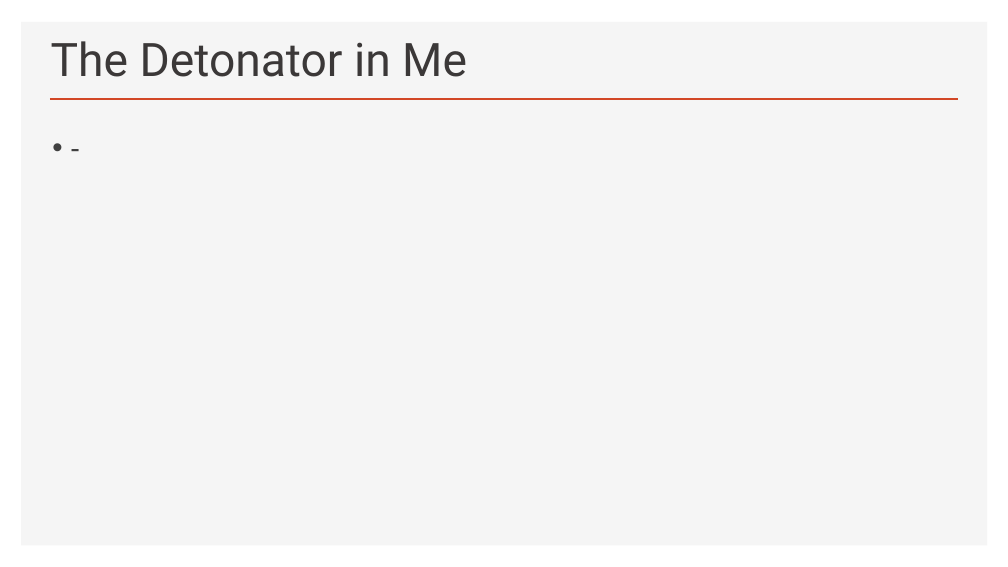
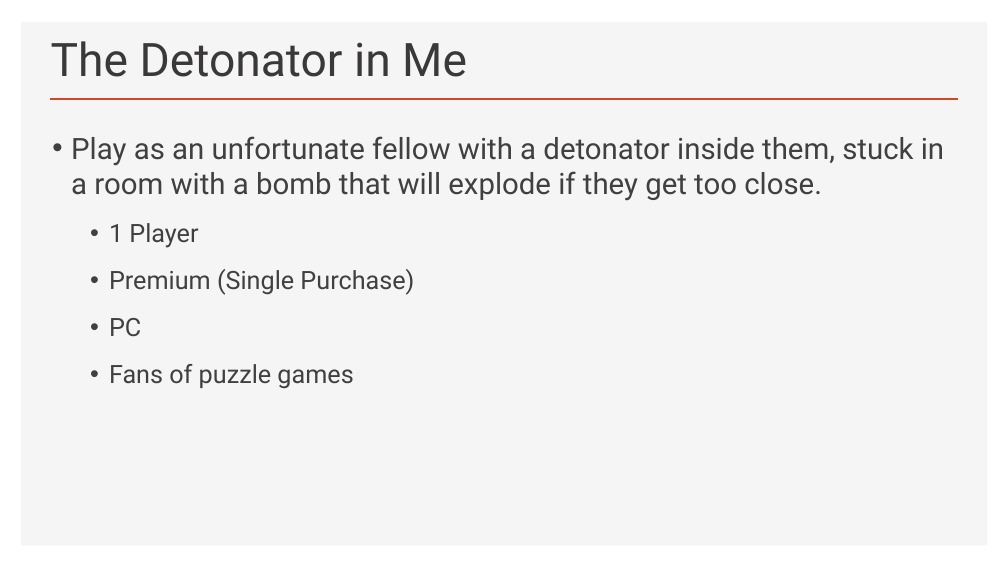
Before and after one commit to glittika-gerdmanee/1st-Year-Group-Major-Project, a slide deck: slide 7 of Documents/Fermata - Concepts for Client.pptx. Drawn at 1008x567 pixels with LibreOffice and Linux fonts; fonts in the diff are those of the drawing. Boxes give left, top, right and bottom in pixels: in the first picture for what was removed or moved away, otherwise in the second. Text is boxed around its words. In the diff, an @@ line names an element or a change of style, - is before the commit and + after.

```diff
--- a/Documents/Fermata - Concepts for Client.pptx
+++ b/Documents/Fermata - Concepts for Client.pptx
@@ text at (71, 136, 944, 389): text changed @@
-• -
+• Play as an unfortunate fellow with a detonator inside them, stuck in a room with a bomb that will explode if they get too close.
+  • 1 Player
+  • Premium (Single Purchase)
+  • PC
+  • Fans of puzzle games
```
Also in this commit, not shown: 5 other slides changed, 1 slide added, 1 slide removed, 1 other file.
